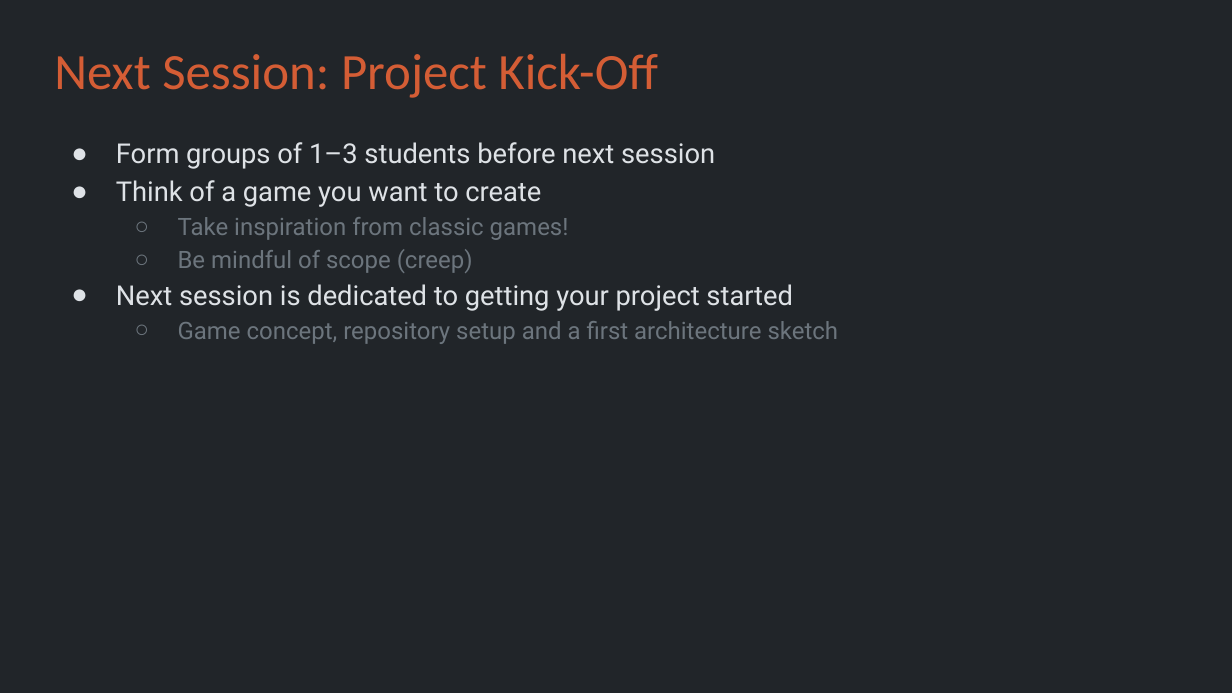
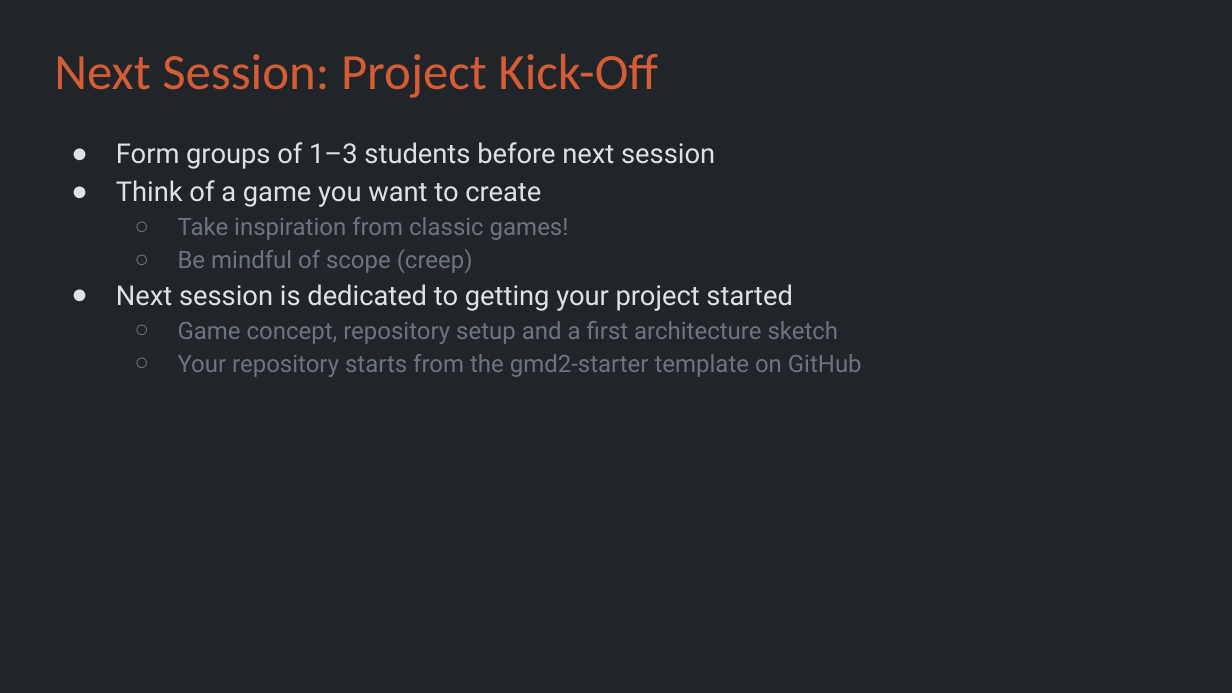
Before and after one commit to Metamate/gar, a slide deck: slide 41 of slides/03 Snake.pptx. Drawn at 1232x693 pixels with LibreOffice and Linux fonts; fonts in the diff are those of the drawing. Boxes give left, top, right and bottom in pixels: in the first picture for what was removed or moved away, otherwise in the second. Text is boxed around its words. In the diff, an @@ line names an element or a change of style, - is before the commit and + after.

```diff
--- a/slides/03 Snake.pptx
+++ b/slides/03 Snake.pptx
@@ text at box(178, 354, 862, 377): paragraph added @@
+  ○ Your repository starts from the gmd2-starter template on GitHub
```
Also in this commit, not shown: 4 other files.
